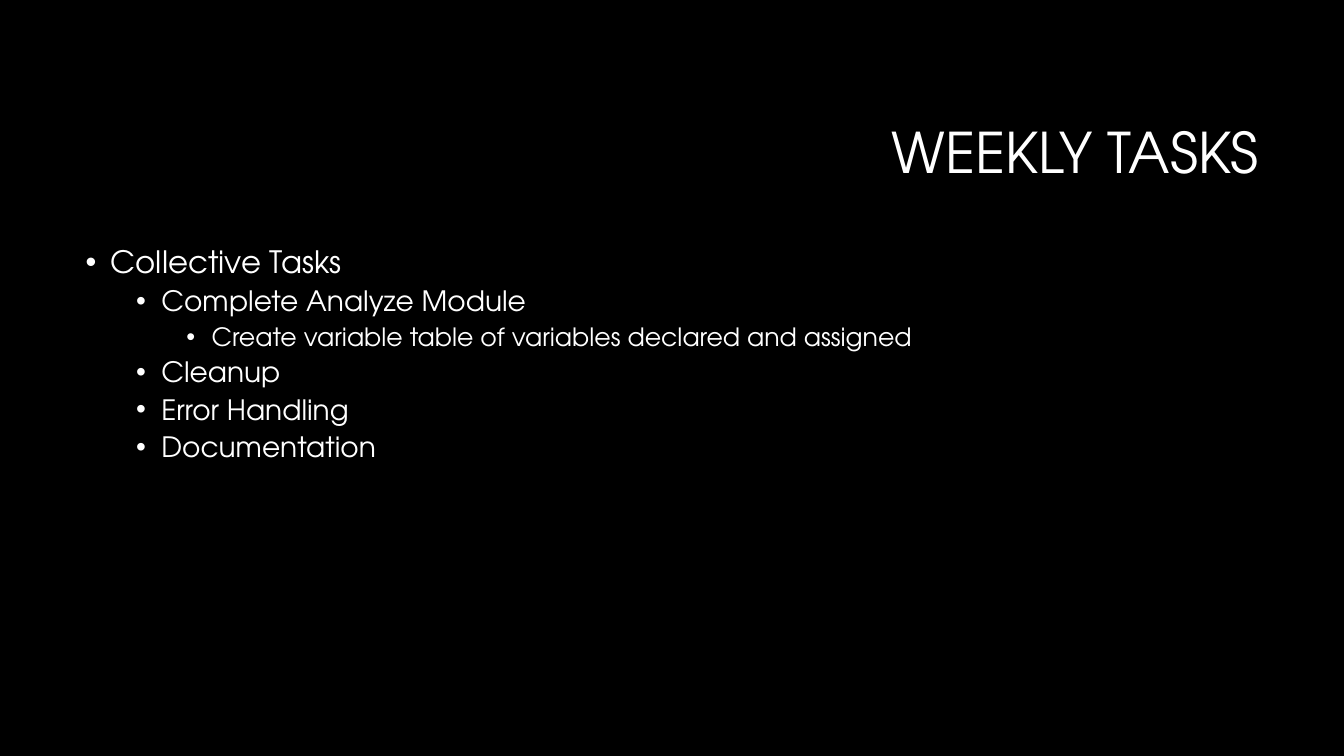
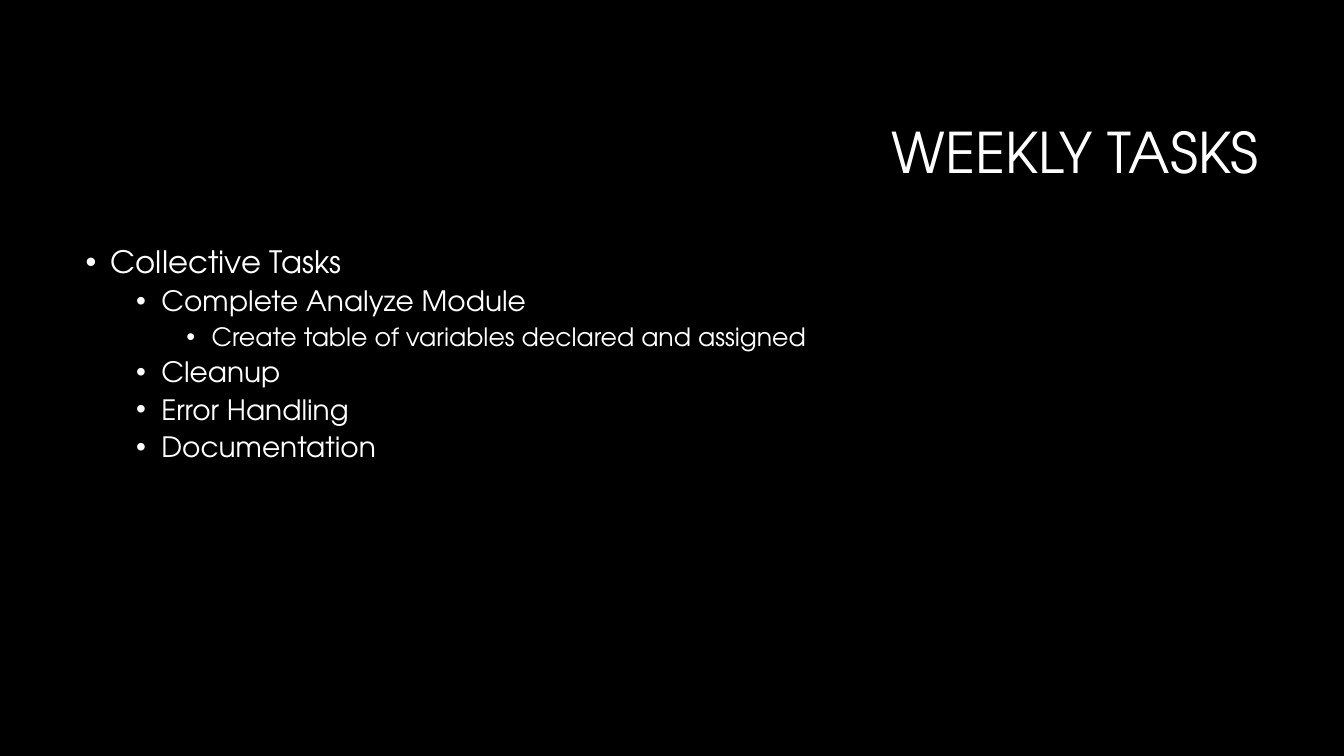
Before and after one commit to rtedeschi/CASP, a slide deck: slide 5 of Weekly Updates/Week 11/CASP Week 11.pptx. Drawn at 1344x756 pixels with LibreOffice and Linux fonts; fonts in the diff are those of the drawing; background and template pictures are left out. Boxes give left, top, right and bottom in pixels: in the first picture for what was removed or moved away, otherwise in the second. Text is boxed around its words. In the diff, an @@ line names an element or a change of style, - is before the commit and + after.

```diff
--- a/Weekly Updates/Week 11/CASP Week 11.pptx
+++ b/Weekly Updates/Week 11/CASP Week 11.pptx
@@ text at (212,327,806,352): text changed @@
-    • Create variable table of variables declared and assigned
+    • Create table of variables declared and assigned
```
Also in this commit, not shown: 13 other files.
